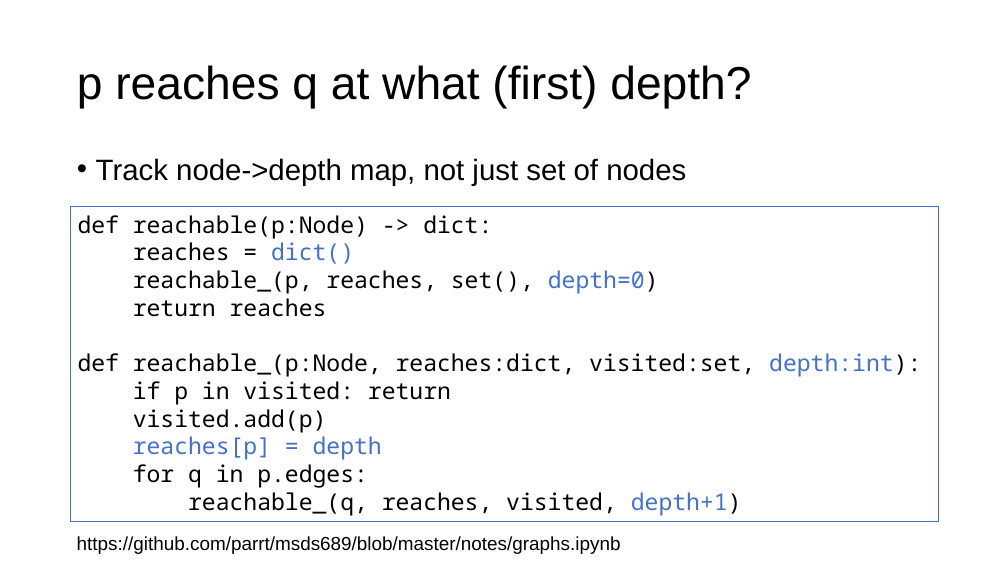
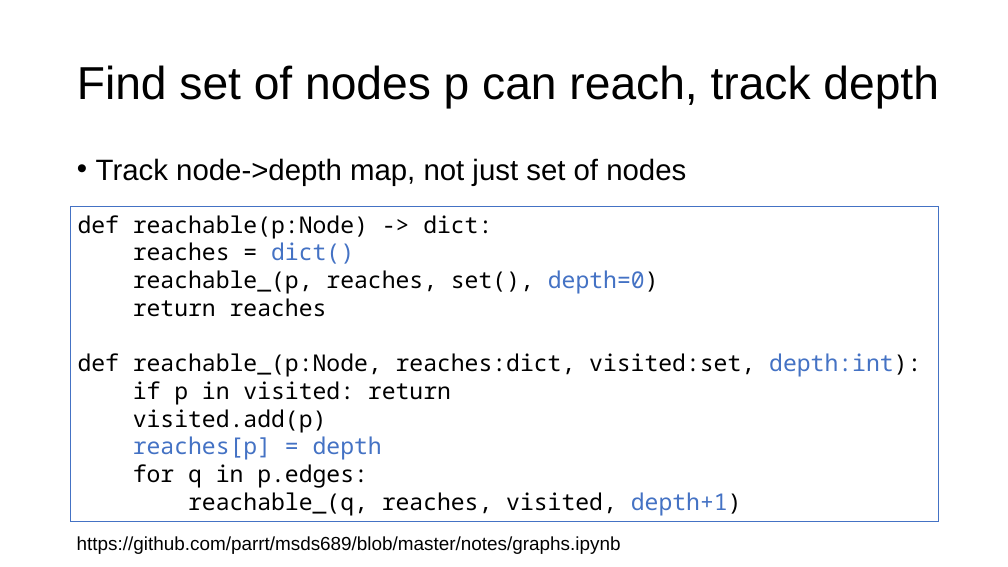
Before and after one commit to parrt/msds689, a slide deck: slide 11 of notes/graphs.pptx. Drawn at 1008x567 pixels with LibreOffice and Linux fonts; fonts in the diff are those of the drawing; background and template pictures are left out. Boxes give left, top, right and bottom in pixels: in the first picture for what was removed or moved away, otherwise in the second. Text is boxed around its words. In the diff, an @@ line names an element or a change of style, - is before the commit and + after.

```diff
--- a/notes/graphs.pptx
+++ b/notes/graphs.pptx
@@ title at bbox=[77, 65, 939, 109]: text changed @@
-p reaches q at what (first) depth?
+Find set of nodes p can reach, track depth
```
Also in this commit, not shown: 15 other slides changed, 3 slides added, 1 slide removed, 2 other files.
